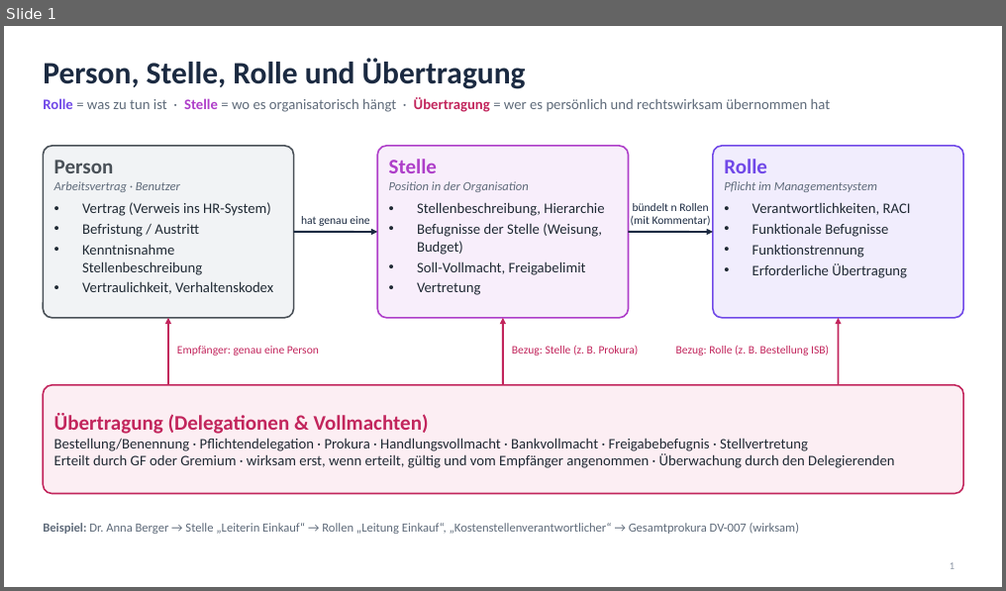
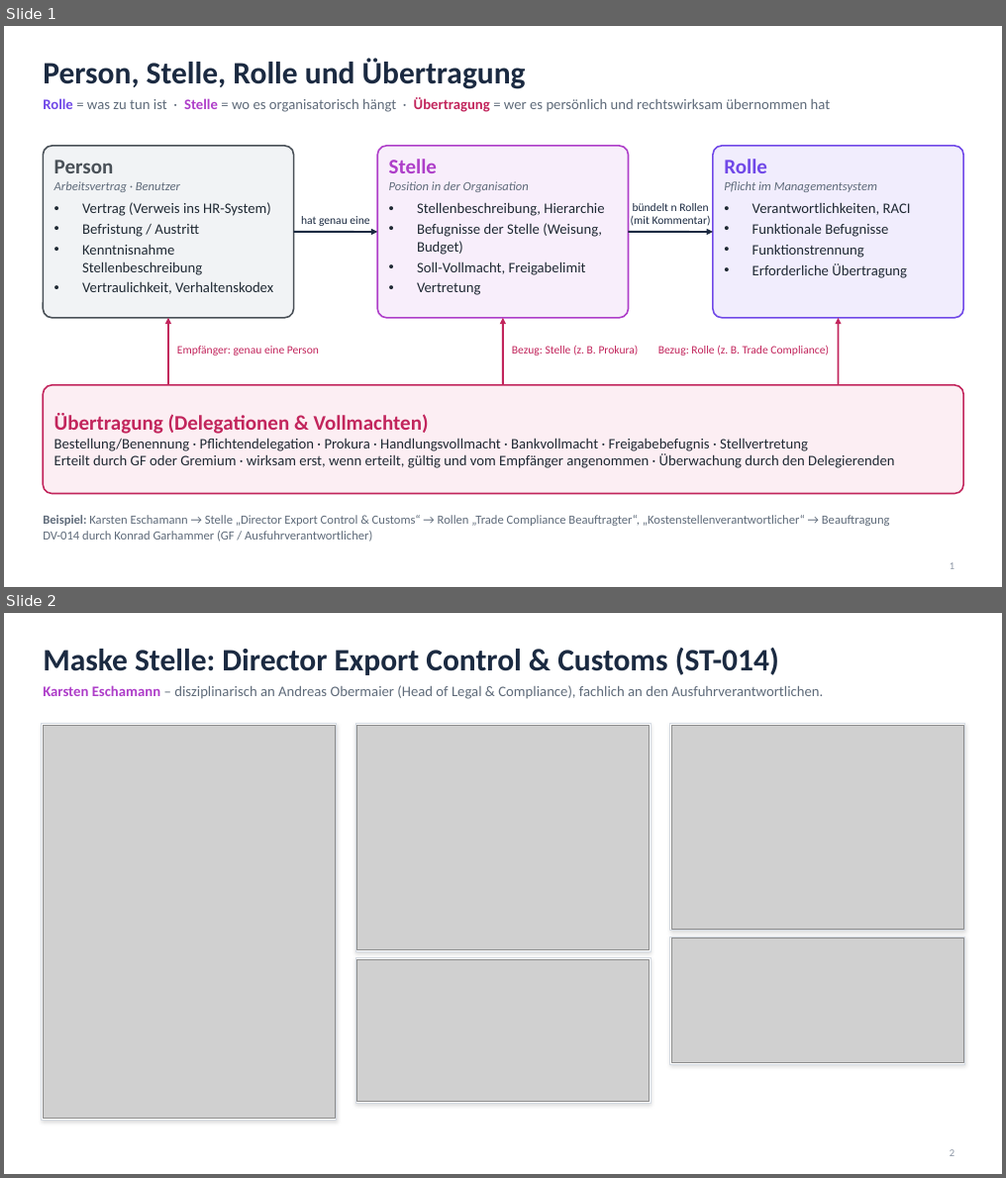
Before and after one commit to anOBdrMRas/GRC2, a slide deck: docs/folien-organisationsmodell.pptx. Shown one above the other, each under a label of ours: slide 1 before the commit, slides 1 and 2 after it. The pictures are 1006x591 and 1006x1178 pixels, drawn with LibreOffice and Linux fonts; fonts in the diff are those of the drawing; grey boxes stand for pictures. Boxes give left, top, right and bottom in pixels: in the first picture for what was removed or moved away, otherwise in the second. Text is boxed around its words. In the diff, an @@ line names an element or a change of style, - is before the commit and + after.

```diff
--- a/docs/folien-organisationsmodell.pptx
+++ b/docs/folien-organisationsmodell.pptx
@@ slide 2 added at [4,613,1002,1174], background #FFFFFF @@
@@ title added at [43,648,779,675], 30 pt, text #1B2A41, bold @@
+Maske Stelle: Director Export Control & Customs (ST-014)
@@ text added at [43,685,823,699], 14 pt, text #5F6B7A @@
+Karsten Eschamann – disziplinarisch an Andreas Obermaier (Head of Legal & Compliance), fachlich an den Ausfuhrverantwortlichen.
@@ rectangle added at [42,724,337,1120], fill #FFFFFF, outline #D5DBE3 0.75 pt @@
@@ picture added at [43,725,335,1118] @@
@@ rectangle added at [355,724,650,953], fill #FFFFFF, outline #D5DBE3 0.75 pt @@
@@ picture added at [357,725,649,951] @@
@@ rectangle added at [670,724,965,931], fill #FFFFFF, outline #D5DBE3 0.75 pt @@
@@ picture added at [672,725,963,929] @@
@@ rectangle added at [670,937,965,1064], fill #FFFFFF, outline #D5DBE3 0.75 pt @@
@@ picture added at [672,938,963,1062] @@
@@ rectangle added at [355,959,650,1103], fill #FFFFFF, outline #D5DBE3 0.75 pt @@
@@ picture added at [357,959,649,1102] @@
@@ page number added at [949,1150,954,1157], 10 pt, text #8A94A3 @@
+2
@@ slide 1 changed as well @@
@@ text at [658,345,829,356]: text changed @@
-Bezug: Rolle (z. B. Bestellung ISB)
+Bezug: Rolle (z. B. Trade Compliance)
@@ text at [43,515,890,542]: text changed @@
-Beispiel: Dr. Anna Berger → Stelle „Leiterin Einkauf“ → Rollen „Leitung Einkauf“, „Kostenstellenverantwortlicher“ → Gesamtprokura DV-007 (wirksam)
+Beispiel: Karsten Eschamann → Stelle „Director Export Control & Customs“ → Rollen „Trade Compliance Beauftragter“, „Kostenstellenverantwortlicher“ → Beauftragung DV-014 durch Konrad Garhammer (GF / Ausfuhrverantwortlicher)
```
Also in this commit, not shown: 1 other slide changed, 1 other slide added, 2 slides removed, 1 other file.
